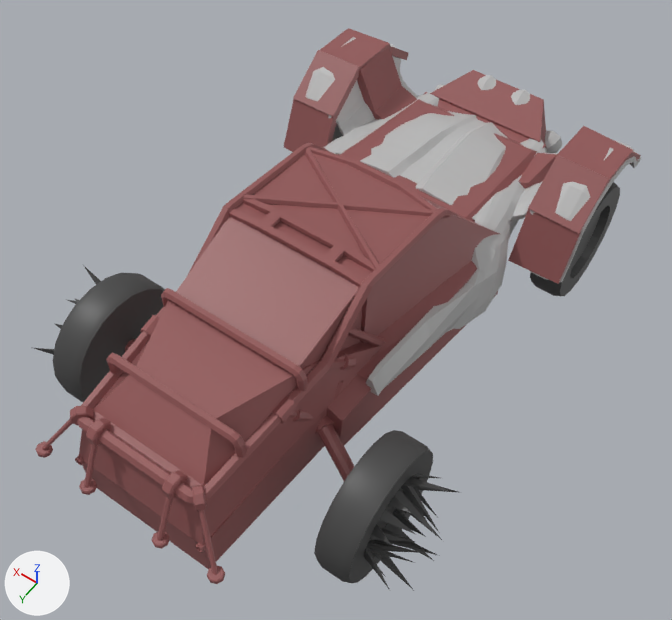
What one commit did to the FBX model Unity/Crimson Sands/Assets/Models/Vehicles/Buggy.fbx.
Both versions are drawn from a 50 mm lens placed at (-0.0345, 0.0483, 0.0828), pointed at (-0.001, 0.0013, 0.009). Lighting does not change. The marker at lower left points along +X, +Y and +Z. Where no turn or scale is listed for an object, it has been applied to the vertices.

The first picture shows 'Body_collider10_Geo', 'Body_collider11_Geo', 'Body_collider12_Geo', 'Body_collider14_Geo', 'Body_collider15_Geo', 'Body_collider2_Geo', 'Body_collider3_Geo', 'Body_collider4_Geo', 'Body_collider5_Geo', 'Body_collider6_Geo', 'Body_collider7_Geo', 'Body_collider8_Geo', 'Body_collider9_Geo', 'BuggyBody', 'Wheel_Back_Left', 'Wheel_Back_Right'.
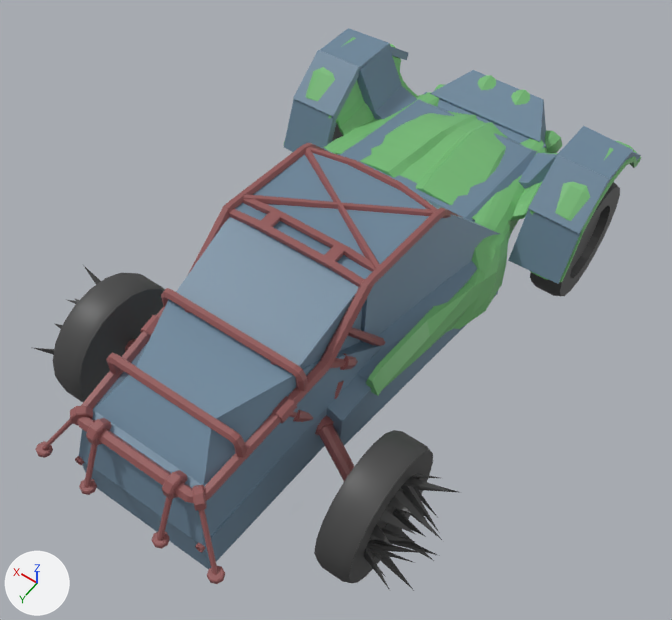
Pixel boxes (x1, y1, x2, y2) of what changed, in the pictures (672 x 620 px):
'BuggyBody', recoloured, moved, turned, rescaled (grey to green): (35, 37, 641, 584) in both
'Body_collider5_Geo', recoloured (brown to blue): (94, 300, 319, 485) in both
'Body_collider8_Geo', recoloured (brown to blue): (235, 147, 500, 343) in both
'Body_collider9_Geo', recoloured (brown to blue): (176, 217, 362, 368) in both
'Body_collider4_Geo', recoloured (brown to blue): (79, 342, 383, 545) in both
'Body_collider6_Geo', recoloured (brown to blue): (78, 408, 327, 569) in both
'Body_collider3_Geo', recoloured (brown to blue): (327, 261, 498, 445) in both
'Body_collider10_Geo', recoloured (brown to blue): (284, 99, 581, 284) in both
'Body_collider15_Geo', recoloured (brown to blue): (293, 50, 610, 234) in both
'Body_collider7_Geo', recoloured (brown to blue): (337, 99, 537, 222) in both
'Body_collider2_Geo', recoloured (brown to blue): (430, 70, 546, 144) in both
'Body_collider14_Geo', recoloured (brown to blue): (320, 28, 633, 182) in both
'Body_collider11_Geo', recoloured (brown to blue): (357, 48, 558, 185) in both
'Body_collider12_Geo', recoloured (brown to blue): (371, 86, 557, 189) in both
part 1 of me_mesh, recoloured (grey to green): (284, 37, 641, 396) in both

The change, as a list of edits to the scene's bpy script:
```text
Add mat_buggy_body_3:
    mat_buggy_body_3 = principled_material('Buggy_Body_3')
    mat_buggy_body_3.base_color = (0.179, 0.5, 0.179)  # green #75bc75
Change me_mesh_014:
    where me_mesh_014.from_pydata(...)  # 16 vertices, 12 faces; spans x -0.0177..0.0177, y -0.0018..0.0018, z -0.0031..0.0031
    remove me_mesh_014.materials.append(mat_buggy)  # brown #935858
    add me_mesh_014.materials.append(mat_collider_make_invisible)  # blue #6c879c
Change me_mesh_018:
    where me_mesh_018.from_pydata(...)  # 16 vertices, 12 faces; spans x -0.0177..0.0177, y -0.0032..0.0032, z -0.0008..0.0008
    remove me_mesh_018.materials.append(mat_buggy)  # brown #935858
    add me_mesh_018.materials.append(mat_collider_make_invisible)  # blue #6c879c
Change me_mesh:
    where me_mesh.from_pydata(...)  # 3290 vertices, 3150 faces; spans x -1.78..1.78, y 0.53..2.27, z -3.11..3.44
    used by ob_buggybody; location = (0.0, 0.0, 0.0); rotation_euler = (1.571, 0.0, 0.0), in degrees (90, 0, 0); scale = (0.01, 0.01, 0.01)
    me_mesh part 1: all 1424 faces that had it switch from mat_buggy_body_2 (grey #bcbcbc) to mat_buggy_body_3 (green #75bc75)
Change me_mesh_010:
    where me_mesh_010.from_pydata(...)  # 8 vertices, 6 faces; spans x -0.0087..0.0087, y -0.0136..0.0136, z -0.0035..0.0035
    remove me_mesh_010.materials.append(mat_buggy)  # brown #935858
    add me_mesh_010.materials.append(mat_collider_make_invisible)  # blue #6c879c
Change me_mesh_007:
    where me_mesh_007.from_pydata(...)  # 16 vertices, 12 faces; spans x -0.0121..0.0121, y -0.0127..0.0128, z -0.0039..0.0039
    remove me_mesh_007.materials.append(mat_buggy)  # brown #935858
    add me_mesh_007.materials.append(mat_collider_make_invisible)  # blue #6c879c
Change me_mesh_009:
    where me_mesh_009.from_pydata(...)  # 8 vertices, 6 faces; spans x -0.00711..0.00711, y -0.00742..0.00742, z -0.0018..0.0018
    remove me_mesh_009.materials.append(mat_buggy)  # brown #935858
    add me_mesh_009.materials.append(mat_collider_make_invisible)  # blue #6c879c
Change me_mesh_015:
    where me_mesh_015.from_pydata(...)  # 16 vertices, 12 faces; spans x -0.0131..0.0131, y -0.0032..0.0032, z -0.0028..0.0028
    remove me_mesh_015.materials.append(mat_buggy)  # brown #935858
    add me_mesh_015.materials.append(mat_collider_make_invisible)  # blue #6c879c
Change me_mesh_006:
    where me_mesh_006.from_pydata(...)  # 8 vertices, 6 faces; spans x -0.0087..0.0087, y -0.0027..0.0027, z -0.0032..0.0032
    remove me_mesh_006.materials.append(mat_buggy)  # brown #935858
    add me_mesh_006.materials.append(mat_collider_make_invisible)  # blue #6c879c
Change me_mesh_008:
    where me_mesh_008.from_pydata(...)  # 8 vertices, 6 faces; spans x -0.0087..0.0087, y -0.0121..0.0121, z -0.0036..0.0036
    remove me_mesh_008.materials.append(mat_buggy)  # brown #935858
    add me_mesh_008.materials.append(mat_collider_make_invisible)  # blue #6c879c
Change me_mesh_011:
    where me_mesh_011.from_pydata(...)  # 8 vertices, 6 faces; spans x -0.0113..0.0113, y -0.0087..0.0087, z -0.0019..0.0019
    remove me_mesh_011.materials.append(mat_buggy)  # brown #935858
    add me_mesh_011.materials.append(mat_collider_make_invisible)  # blue #6c879c
Change me_mesh_016:
    where me_mesh_016.from_pydata(...)  # 16 vertices, 12 faces; spans x -0.0107..0.0107, y -0.0032..0.0032, z -0.0013..0.0013
    remove me_mesh_016.materials.append(mat_buggy)  # brown #935858
    add me_mesh_016.materials.append(mat_collider_make_invisible)  # blue #6c879c
Change me_mesh_019:
    where me_mesh_019.from_pydata(...)  # 16 vertices, 12 faces; spans x -0.0177..0.0177, y -0.0029..0.0029, z -0.0023..0.0023
    remove me_mesh_019.materials.append(mat_buggy)  # brown #935858
    add me_mesh_019.materials.append(mat_collider_make_invisible)  # blue #6c879c
Change me_mesh_012:
    where me_mesh_012.from_pydata(...)  # 8 vertices, 6 faces; spans x -0.0112..0.0112, y -0.0098..0.0098, z -0.0047..0.0047
    remove me_mesh_012.materials.append(mat_buggy)  # brown #935858
    add me_mesh_012.materials.append(mat_collider_make_invisible)  # blue #6c879c
Change me_mesh_013:
    where me_mesh_013.from_pydata(...)  # 8 vertices, 6 faces; spans x -0.00716..0.00716, y -0.00424..0.00683, z -0.00501..0.00501
    remove me_mesh_013.materials.append(mat_buggy)  # brown #935858
    add me_mesh_013.materials.append(mat_collider_make_invisible)  # blue #6c879c
Change ob_buggybody:
    add ob_buggybody.parent = ob_buggy1
    ob_buggybody.rotation_euler: (1.571, 0.0, 0.0) -> (0.0, 0.0, 0.0)  # degrees (90, 0, 0) -> degrees (0, 0, 0)
    ob_buggybody.scale: (0.01, 0.01, 0.01) -> (1.0, 1.0, 1.0)
Add ob_buggy1:
    ob_buggy1 = bpy.data.objects.new('Buggy1', None)
    ob_buggy1.location = (0.0, 0.0, 0.0)
    ob_buggy1.rotation_euler = (1.571, 0.0, 0.0)  # degrees (90, 0, 0)
    ob_buggy1.scale = (0.01, 0.01, 0.01)
```
